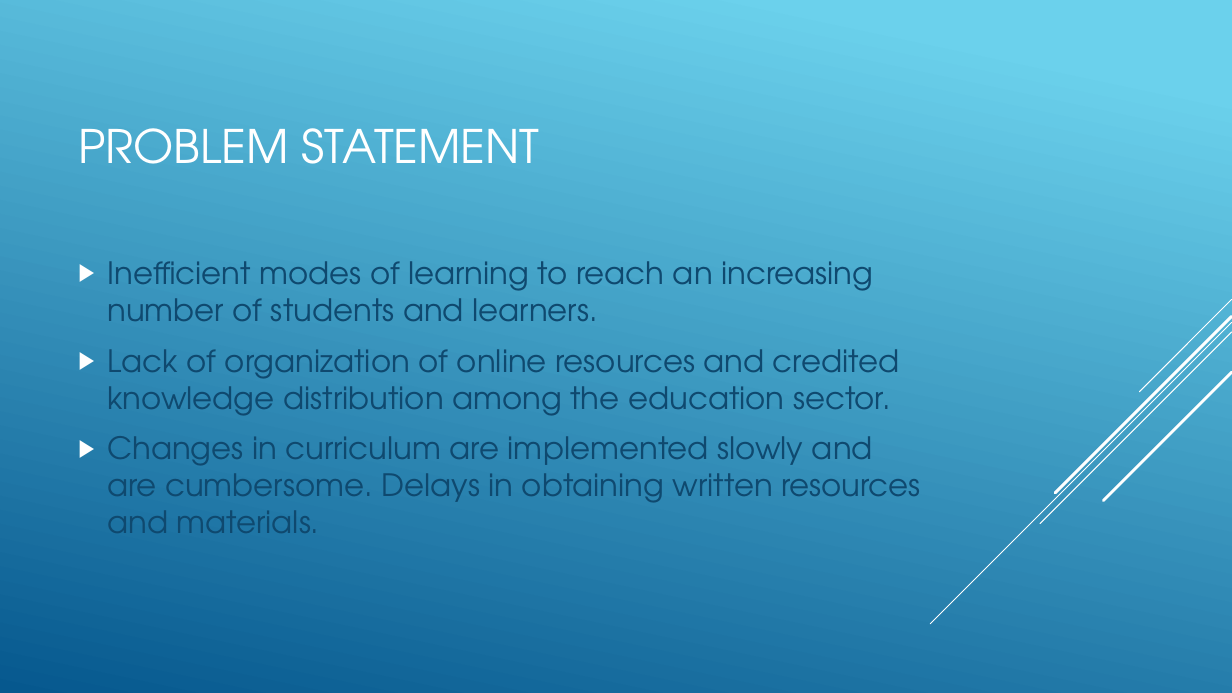
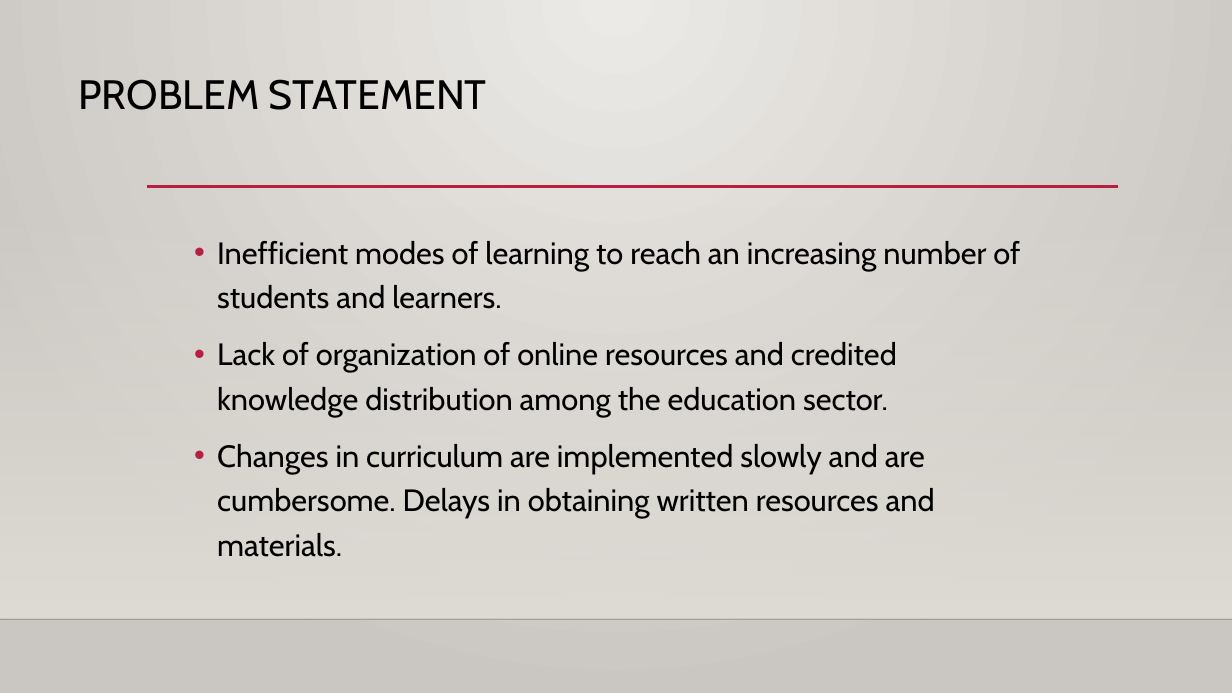
Before and after one commit to AmaniUsagi/Learners-Forum, a slide deck: slide 3 of Learner’s forum.pptx. Drawn at 1232x693 pixels with LibreOffice and Linux fonts; fonts in the diff are those of the drawing; background and template pictures are left out. Boxes give left, top, right and bottom in pixels: in the first picture for what was removed or moved away, otherwise in the second. Text is boxed around its words. In the diff, an @@ line names an element or a change of style, - is before the commit and + after.

```diff
--- a/Learner’s forum.pptx
+++ b/Learner’s forum.pptx
@@ background gradient #6ED2EB to #06588E to gradient #ECEAE7 to #CAC7C1 @@
@@ title "PROBLEM STATEMENT" at (78, 79, 487, 110): size 36 to 32 pt, font TeX Gyre Adventor to Cabin, text colour #FFFFFF to #000000; line spacing 1 to 0.9; vertical alignment middle to top @@
@@ rectangle added at (0, 204, 1232, 619), fill gradient #DFDBD5 @@
@@ line added from (147, 187) to (1118, 187), #B71E42 2.5 pt @@
@@ text "Inefficient modes of learning to ...": place and size @@
-text "Inefficient modes of learning to ..." at (107, 261, 920, 533)
+text "Inefficient modes of learning to ..." at (217, 241, 1020, 557)
@@ text "Inefficient modes of learning to ..." at (217, 241, 1020, 557): font TeX Gyre Adventor to Cabin, text colour #0F496F to #000000; bullet ▶ to •; line spacing 1 to 1.2; bullet colour #FFFFFF to #B71E42 @@
@@ group removed at (931, 299, 1232, 624): 5 lines @@
@@ line added from (0, 619) to (1232, 619), #000001 1 pt @@
```
Also in this commit, not shown: 5 other slides changed.
